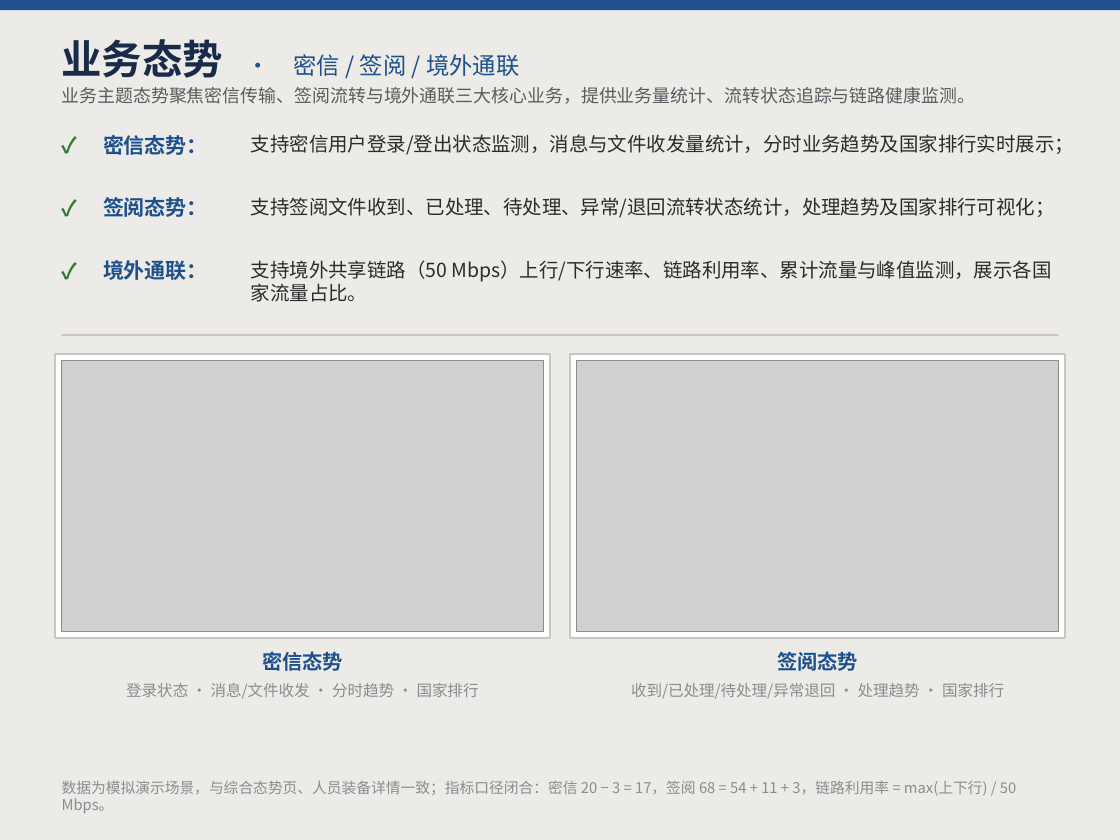
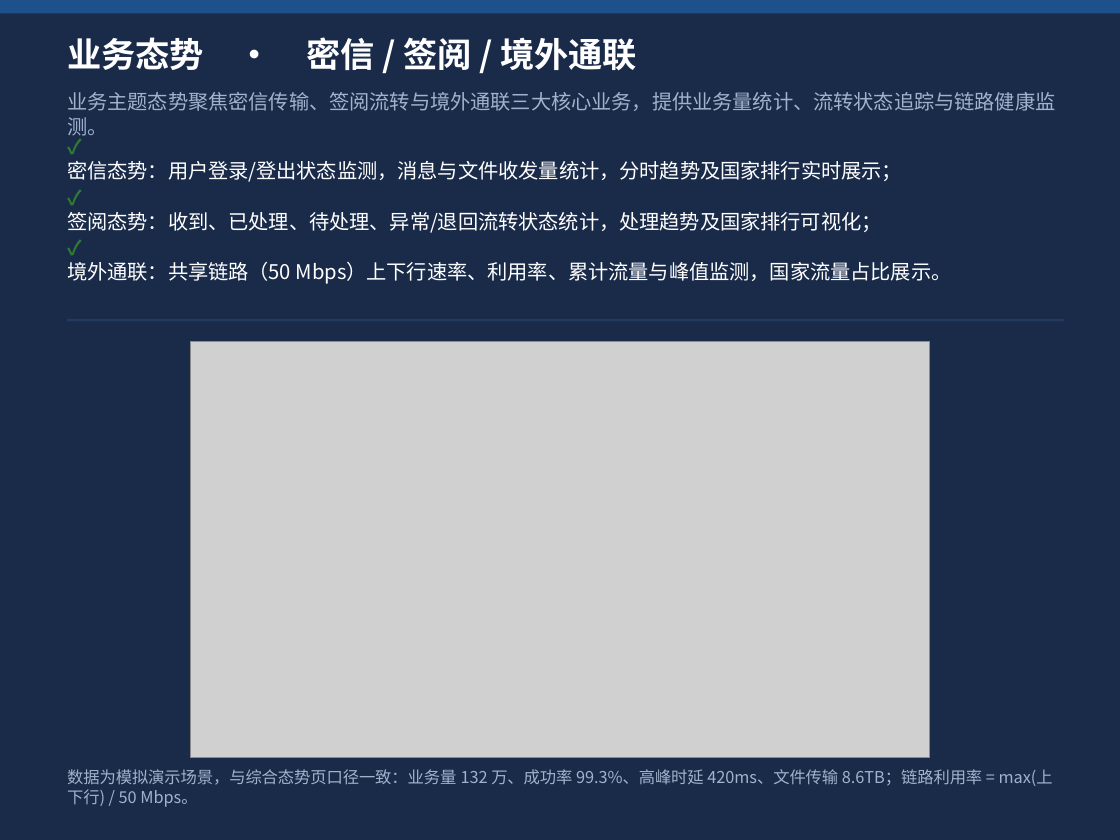
Before and after one commit to wzzwwbx/business-security-dashboard, a slide deck: slide 1 of docs/演示/业务态势.pptx. Drawn at 1120x840 pixels with LibreOffice and Linux fonts; fonts in the diff are those of the drawing; grey boxes stand for pictures. Boxes give left, top, right and bottom in pixels: in the first picture for what was removed or moved away, otherwise in the second. Text is boxed around its words. In the diff, an @@ line names an element or a change of style, - is before the commit and + after.

Commit message:
更新演示 PPT：按最新系统五维态势页面重新截图并生成演示 deck
- 新增 docs/演示/业务安全态势系统.pptx：7 页综合演示（封面 + 综合/安全/业务/终端/运维 + 登录与三员分立），
  文案与当前 mock 数据口径一致（业务量 132 万、安全闭环率 85%、在线主机 168 台等）
- 刷新 docs/演示/业务态势.pptx：更新为最新业务态势页截图与数据口径
- 新增全部主页面 3840x2160 截图（overview/security/business/terminal/ops/login）
- 新增 docs/演示/build_ppt.py 生成脚本，可复现
- 设计沿用原 PPT 风格：深蓝底 1A2B4A / 主蓝 1E508C / 绿勾 2E7D32 / 微软雅黑

```diff
--- a/docs/演示/业务态势.pptx
+++ b/docs/演示/业务态势.pptx
@@ background #FFFFFF to #1A2B4A @@
@@ rectangle removed at [0,0,1120,840] @@
@@ text "业务态势 · 密信 / 签阅 ..." at [67,37,637,71]: size 26 to 22 pt, text colour #1A2B4A to #FFFFFF in "业务态势"; size 15 to 22 pt, text colour #1E508C to #FFFFFF, bold on in "· 密信 / 签阅 / 境外通联" @@
@@ text "业务主题态势聚焦密信传输、签阅流转与境外通联三大核心业务，提供业务量统计、流转状态追踪与链路健康监测。" at [67,92,1055,140]: size 11.5 to 13 pt, text colour #595B5F to #9FB3CC @@
@@ text removed at [62,132,101,170] @@
-✓
@@ text removed at [103,135,208,155] @@
-密信态势：
@@ text at [67,161,902,182]: text changed; size 12.5 to 13 pt; text colour #2B2B2B to #FFFFFF @@
-支持密信用户登录/登出状态监测，消息与文件收发量统计，分时业务趋势及国家排行实时展示；
+✓
+密信态势：用户登录/登出状态监测，消息与文件收发量统计，分时趋势及国家排行实时展示；
@@ text removed at [62,195,101,233] @@
-✓
@@ text removed at [103,197,208,217] @@
-签阅态势：
@@ text at [67,212,882,233]: text changed; size 12.5 to 13 pt; text colour #2B2B2B to #FFFFFF @@
-支持签阅文件收到、已处理、待处理、异常/退回流转状态统计，处理趋势及国家排行可视化；
+✓
+签阅态势：收到、已处理、待处理、异常/退回流转状态统计，处理趋势及国家排行可视化；
@@ text removed at [62,258,101,296] @@
-✓
@@ text at [67,262,952,284]: text changed; size 12.5 to 13 pt; text colour #2B2B2B to #FFFFFF @@
-支持境外共享链路（50 Mbps）上行/下行速率、链路利用率、累计流量与峰值监测，展示各国家流量占比。
+✓
+境外通联：共享链路（50 Mbps）上下行速率、利用率、累计流量与峰值监测，国家流量占比展示。
@@ text removed at [103,260,208,280] @@
-境外通联：
@@ rectangle: place and size @@
-rectangle at [62,334,1058,336]
+rectangle at [67,319,1064,321]
@@ rectangle at [67,319,1064,321]: fill #C9C6C2 to #233B63 @@
@@ rectangle removed at [55,354,550,638] @@
@@ picture added at [190,342,930,757] @@
@@ rectangle removed at [570,354,1065,638] @@
@@ picture removed at [62,361,543,632] @@
@@ picture removed at [577,361,1058,632] @@
@@ text removed at [262,651,343,671] @@
-密信态势
@@ text removed at [777,651,858,671] @@
-签阅态势
@@ text removed at [126,683,479,699] @@
-登录状态 · 消息/文件收发 · 分时趋势 · 国家排行
@@ text removed at [631,683,1004,699] @@
-收到/已处理/待处理/异常退回 · 处理趋势 · 国家排行
@@ text at [67,769,1053,807]: text changed; size 9.5 to 10.5 pt; text colour #8A8C90 to #9FB3CC @@
-数据为模拟演示场景，与综合态势页、人员装备详情一致；指标口径闭合：密信 20 − 3 = 17，签阅 68 = 54 + 11 + 3，链路利用率 = max(上下行) / 50 Mbps。
+数据为模拟演示场景，与综合态势页口径一致：业务量 132 万、成功率 99.3%、高峰时延 420ms、文件传输 8.6TB；链路利用率 = max(上下行) / 50 Mbps。
```
Also in this commit, not shown: 8 other files.
